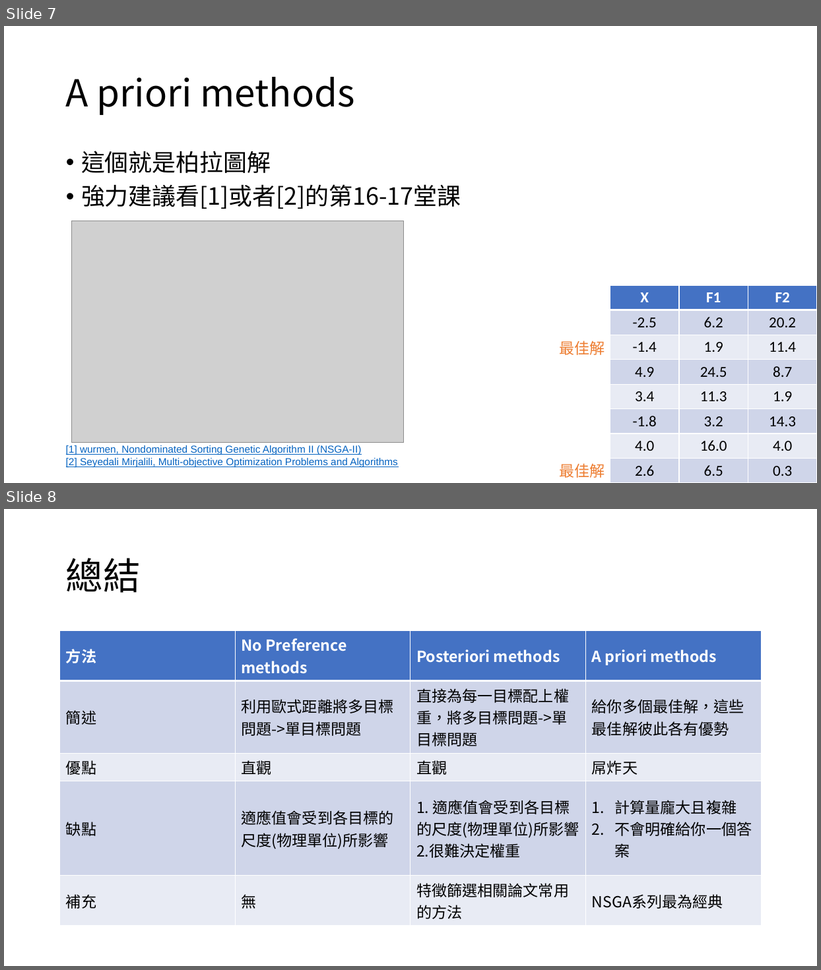
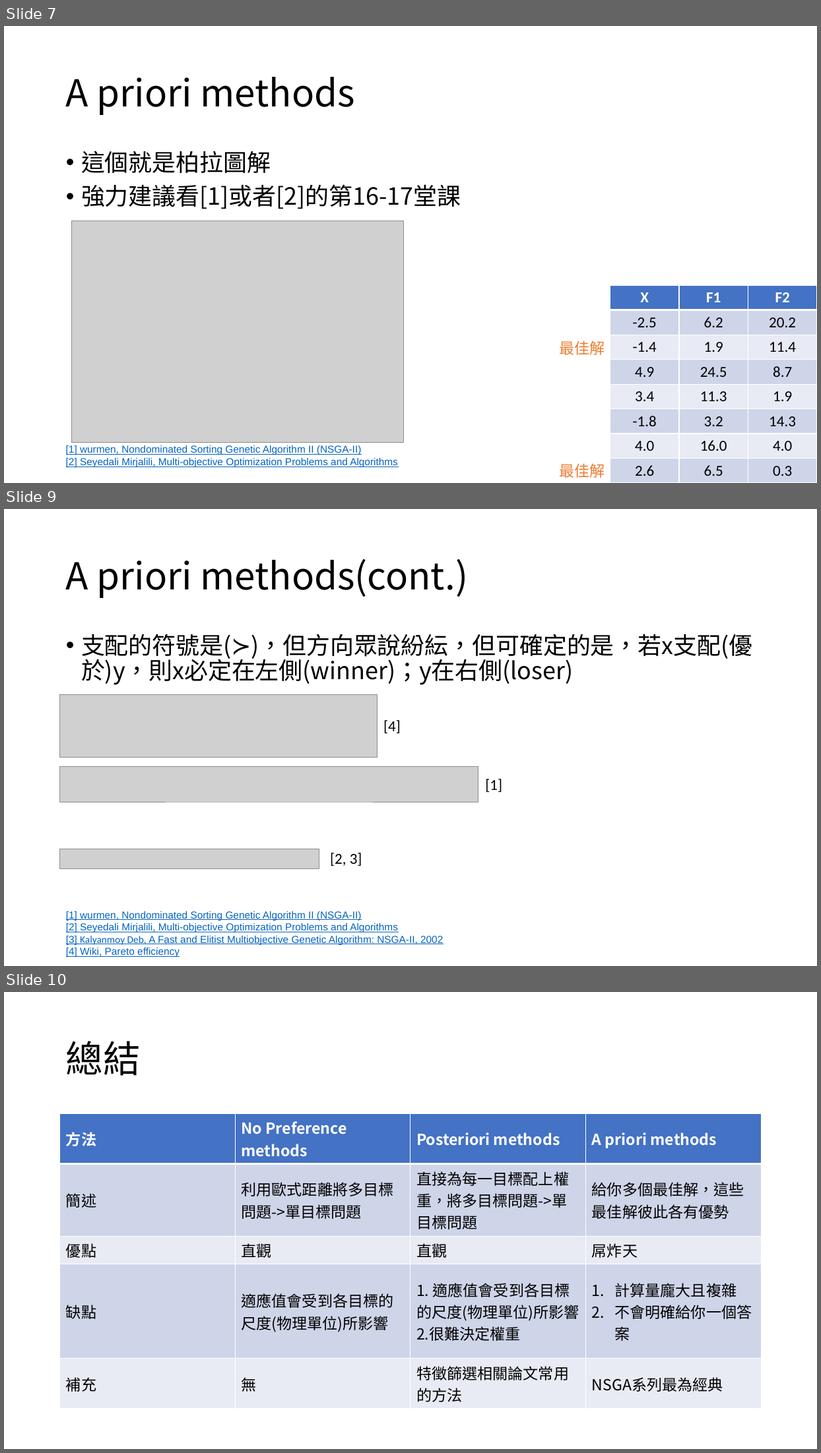
Before and after one commit to ZongSingHuang/Multi-objective-Optimization-Problems-and-Algorithms, a slide deck: 多目標最佳化.pptx. Shown one above the other, each under a label of ours: slides 7 and 8 before the commit, slides 7, 9 and 10 after it; the slides between them are not shown. The pictures are 821x970 and 821x1453 pixels, drawn with LibreOffice and Linux fonts; fonts in the diff are those of the drawing; grey boxes stand for pictures. Boxes give left, top, right and bottom in pixels: in the first picture for what was removed or moved away, otherwise in the second. Text is boxed around its words. In the diff, an @@ line names an element or a change of style, - is before the commit and + after.

```diff
--- a/多目標最佳化.pptx
+++ b/多目標最佳化.pptx
@@ slide 9 added at <box>4,509,817,966</box>, background #FFFFFF @@
@@ title added at <box>66,559,469,598</box>, 44 pt, text #000000 @@
+A priori methods(cont.)
@@ text added at <box>81,634,753,685</box>, 28 pt, text #000000 @@
+• 支配的符號是(≻)，但方向眾說紛紜，但可確定的是，若x支配(優於)y，則x必定在左側(winner)；y在右側(loser)
@@ picture added at <box>60,694,378,757</box> @@
@@ text added at <box>384,720,401,733</box>, 18 pt, text #000000 @@
+[4]
@@ picture added at <box>60,766,479,802</box> @@
@@ text added at <box>485,779,502,792</box>, 18 pt, text #000000 @@
+[1]
@@ picture added at <box>60,850,319,869</box> @@
@@ text added at <box>330,853,362,866</box>, 18 pt, text #000000 @@
+[2, 3]
@@ text added at <box>66,912,443,958</box>, 12 pt, text #0563C1, underline @@
+[1] wurmen, Nondominated Sorting Genetic Algorithm II (NSGA-II)
+[2] Seyedali Mirjalili, Multi-objective Optimization Problems and Algorithms
+[3] Kalyanmoy Deb, A Fast and Elitist Multiobjective Genetic Algorithm: NSGA-II, 2002
+[4] Wiki, Pareto efficiency
@@ what was slide 8 is now slide 10 @@
```
Also in this commit, not shown: 1 other slide added.
